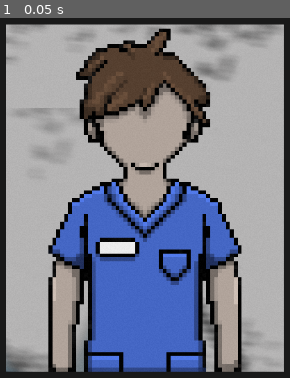
Above: before the commit, frame 1.
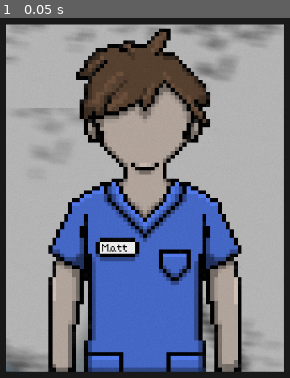
Above: after the commit, the same moment.

Repository: afourneaux/codename-matt-2026
Game: Godot game, scene res://scenes/mini_games/mini_game_1.tscn
Two runs of this game, one before a commit and one after it. Both use one fixed random seed, a clock stepped at 60 frames per second and the inputs below. This scene is started directly instead of the project's main scene.
Inputs:
- Up to frame 1 (0.05 s): no input

The runs differ from the first frame. In frame 1, 0.1% of the frame differs, in the area x 35-44%, y 62-65%.

Commit message:
Chart minigame

Diff:
--- a/assets/strings/gamejam_2026_dialogue.csv
+++ b/assets/strings/gamejam_2026_dialogue.csv
@@ -7,3 +7,12 @@
 quit_button,Quit,Quitter
 potato_string1,[color=brown]Who are you? You're not the usual nurse.[/color],[color=brown]Qui êtes vous? Vous n\'êtes pas l'infirmière habituelle.[/color]
 interact,Press E to interact,
+chart_title,Patient Chart,Fiche de Patient
+chart_1,Patient:,Patient:
+chart_2,Matt,Matt
+chart_3,Patient no. 418,Patient n. 418
+chart_4,Symptoms:,Symptomes:
+chart_5,Major auditory & visual hallucinations,haluccinations majeures auditores & visuels
+chart_6,Treatment:,Traitement:
+chart_7,Continued observation,Observation continue
+chart_8,dr. Potato,dr. Patate
--- a/scenes/game-root.tscn
+++ b/scenes/game-root.tscn
@@ -38,6 +38,7 @@
 var character_prefab = preload(\"res://scenes/player/player_character.tscn\")
 var mini_game_0_prefab = preload(\"res://scenes/mini_games/mini_game_0.tscn\")
 var mini_game_1_prefab = preload(\"res://scenes/mini_games/mini_game_1.tscn\")
+var mini_game_8_prefab = preload(\"res://scenes/mini_games/mini_game_8.tscn\")
 var active_room: Node2D
 @onready var transition: ColorRect = $\"../UI/ColorRect\"
 
@@ -94,6 +95,14 @@
 		if GameState.checked_mirror == 2:
 			print(\"we have looked at ourselves 3 times now!\")
 			# TODO = add easter egg logic
+	elif active_room.interactible == 8:
+		var mini_game_8 = mini_game_8_prefab.instantiate()
+		add_child(mini_game_8)
+		mini_game_8.completed.connect(
+			func():
+				remove_child(mini_game_8)
+				change_room(-1, 9)
+		)
 	print(\"interacting with %s\" % active_room.interactible)
 	# TODO - launch interactible minigame based on the contents of active_room.interactible
 
--- a/scenes/mini_games/mini_game_1.tscn
+++ b/scenes/mini_games/mini_game_1.tscn
@@ -2,6 +2,7 @@
 
 [ext_resource type="Script" uid="uid://c8rstj1o1t7v7" path="res://scripts/mini-game/mini_game_1.gd" id="1_xgr0k"]
 [ext_resource type="Texture2D" uid="uid://0b51qnc6b8h4" path="res://assets/sprites/Main_character_closeup.png" id="2_k11qg"]
+[ext_resource type="FontFile" uid="uid://ckb7sg76llgo1" path="res://assets/fonts/pixely.ttf" id="3_asmsq"]
 
 [node name="MiniGame2" type="Node2D" unique_id=677959257]
 script = ExtResource("1_xgr0k")
@@ -18,3 +19,14 @@
 [node name="Sprite2D" type="Sprite2D" parent="." unique_id=771436500]
 position = Vector2(573, 340)
 texture = ExtResource("2_k11qg")
+
+[node name="RichTextLabel" type="RichTextLabel" parent="." unique_id=1268188118]
+offset_left = 511.0
+offset_top = 402.0
+offset_right = 554.0
+offset_bottom = 420.0
+theme_override_colors/default_color = Color(0, 0, 0, 1)
+theme_override_fonts/normal_font = ExtResource("3_asmsq")
+theme_override_font_sizes/normal_font_size = 11
+text = "Matt"
+scroll_active = false
--- /dev/null
+++ b/scenes/mini_games/mini_game_8.tscn
@@ -0,0 +1,119 @@
+[gd_scene format=3 uid="uid://c6lptin1aib53"]
+
+[ext_resource type="Texture2D" uid="uid://duhfknladhln7" path="res://assets/sprites/Patientchartcloseup.png" id="1_isqw5"]
+[ext_resource type="FontFile" uid="uid://ckb7sg76llgo1" path="res://assets/fonts/pixely.ttf" id="3_3cm5m"]
+
+[sub_resource type="GDScript" id="GDScript_isqw5"]
+resource_name = "mini_game_8"
+script/source = "extends Node2D
+signal completed
+
+func _enter_tree() -> void:
+	GameState.in_mini_game = true
+
+func _exit_tree():
+	GameState.in_mini_game = false
+
+func _input(event):
+	if event.is_action_pressed(\"interact\"):
+		completed.emit()
+
+func _ready():
+	for row in $Chart/Contents.get_children():
+		row.text = tr(row.text)
+"
+
+[node name="MiniGame8" type="Node2D" unique_id=677959257]
+script = SubResource("GDScript_isqw5")
+
+[node name="ColorRect" type="ColorRect" parent="." unique_id=685977791]
+anchors_preset = 4
+anchor_top = 0.5
+anchor_bottom = 0.5
+offset_right = 1175.0
+offset_bottom = 670.0
+grow_vertical = 2
+color = Color(0, 0, 0, 0.6745098)
+
+[node name="Chart" type="Sprite2D" parent="." unique_id=771436500]
+position = Vector2(573, 340)
+texture = ExtResource("1_isqw5")
+
+[node name="Contents" type="VBoxContainer" parent="Chart" unique_id=2043116099]
+anchors_preset = 8
+anchor_left = 0.5
+anchor_top = 0.5
+anchor_right = 0.5
+anchor_bottom = 0.5
+offset_left = -325.0
+offset_top = -369.0
+offset_right = -86.0
+offset_bottom = -50.0
+grow_horizontal = 2
+grow_vertical = 2
+
+[node name="chart_title" type="RichTextLabel" parent="Chart/Contents" unique_id=1090450499]
+layout_mode = 2
+theme_override_colors/default_color = Color(0, 0, 0, 1)
+theme_override_fonts/normal_font = ExtResource("3_3cm5m")
+theme_override_font_sizes/normal_font_size = 22
+text = "chart_title"
+fit_content = true
+horizontal_alignment = 1
+
+[node name="chart_1" type="RichTextLabel" parent="Chart/Contents" unique_id=2104008776]
+layout_mode = 2
+theme_override_colors/default_color = Color(0, 0, 0, 1)
+theme_override_fonts/normal_font = ExtResource("3_3cm5m")
+text = "chart_1"
+fit_content = true
+
+[node name="chart_2" type="RichTextLabel" parent="Chart/Contents" unique_id=173519011]
+layout_mode = 2
+theme_override_colors/default_color = Color(0, 0, 0, 1)
+theme_override_fonts/normal_font = ExtResource("3_3cm5m")
+text = "chart_2"
+fit_content = true
+
+[node name="chart_3" type="RichTextLabel" parent="Chart/Contents" unique_id=1680607854]
+layout_mode = 2
+theme_override_colors/default_color = Color(0, 0, 0, 1)
+theme_override_fonts/normal_font = ExtResource("3_3cm5m")
+text = "chart_3"
+fit_content = true
+
+[node name="chart_4" type="RichTextLabel" parent="Chart/Contents" unique_id=88377808]
+layout_mode = 2
+theme_override_colors/default_color = Color(0, 0, 0, 1)
+theme_override_fonts/normal_font = ExtResource("3_3cm5m")
+text = "chart_4"
+fit_content = true
+
+[node name="chart_5" type="RichTextLabel" parent="Chart/Contents" unique_id=982002661]
+layout_mode = 2
+theme_override_colors/default_color = Color(0, 0, 0, 1)
+theme_override_fonts/normal_font = ExtResource("3_3cm5m")
+text = "chart_5"
+fit_content = true
+
+[node name="chart_6" type="RichTextLabel" parent="Chart/Contents" unique_id=540373456]
+layout_mode = 2
+theme_override_colors/default_color = Color(0, 0, 0, 1)
+theme_override_fonts/normal_font = ExtResource("3_3cm5m")
+text = "chart_6"
+fit_content = true
+
+[node name="chart_7" type="RichTextLabel" parent="Chart/Contents" unique_id=585219428]
+layout_mode = 2
+theme_override_colors/default_color = Color(0, 0, 0, 1)
+theme_override_fonts/normal_font = ExtResource("3_3cm5m")
+text = "chart_7"
+fit_content = true
+
+[node name="chart_8" type="RichTextLabel" parent="Chart/Contents" unique_id=1459488724]
+layout_mode = 2
+theme_override_colors/default_color = Color(0, 0, 0, 1)
+theme_override_fonts/normal_font = ExtResource("3_3cm5m")
+text = "chart_8"
+fit_content = true
+horizontal_alignment = 2
--- a/scenes/rooms/interactible.tscn
+++ b/scenes/rooms/interactible.tscn
@@ -17,7 +17,7 @@
 	EventBus.task_completed.connect(on_task_complete)
 
 func set_image(force_complete = false):
-	var _image = image_complete if force_complete or GameState.task_completion[id] else image
+	var _image = image_complete if force_complete or GameState.task_completion.get(id, false) else image
 	if _image == \"\":
 		queue_free()
 		return
--- a/scripts/Factory.gd
+++ b/scripts/Factory.gd
@@ -84,20 +84,13 @@
 		],
 		"image": "res://assets/sprites/Room_Shape.png"
 	},
-	3: {
-		"links": {
-			0: 1,
-			1: 4
-		},
-		"image": "res://assets/sprites/Room_Shape.png"
-	},
-	4: {
+	9: {
 		"links": {
 		},
 		"interactions": [
 			{
-				# sink
-				"id": 4,
+				# finale
+				"id": 9,
 				"position": Vector2(600, 350),
 				"hitbox_scale": 4,
 				"image": "res://assets/sprites/sink.png",
@@ -151,8 +144,8 @@
 			{
 				# IV minigame
 				"id": 8,
-				"position": Vector2(750, 460),
-				"image": "res://assets/sprites/iv.png",
+				"position": Vector2(750, 470),
+				"image": "res://assets/sprites/Patient chart.png",
 				"image_complete": ""
 			})
 	for blocker in data.get("blockers", []):
Not shown, added: assets/sprites/Main_character_ending.png.import
Not shown, added: assets/sprites/Patient chart.png.import
Not shown, added: assets/sprites/Patientchartcloseup.png.import
Not shown, added: assets/sprites/Room_1_v2.png.import
Not shown, added: assets/sprites/Room_ending.png.import
Binary file changed: assets/strings/gamejam_2026_dialogue.en.translation
Binary file changed: assets/strings/gamejam_2026_dialogue.fr.translation
